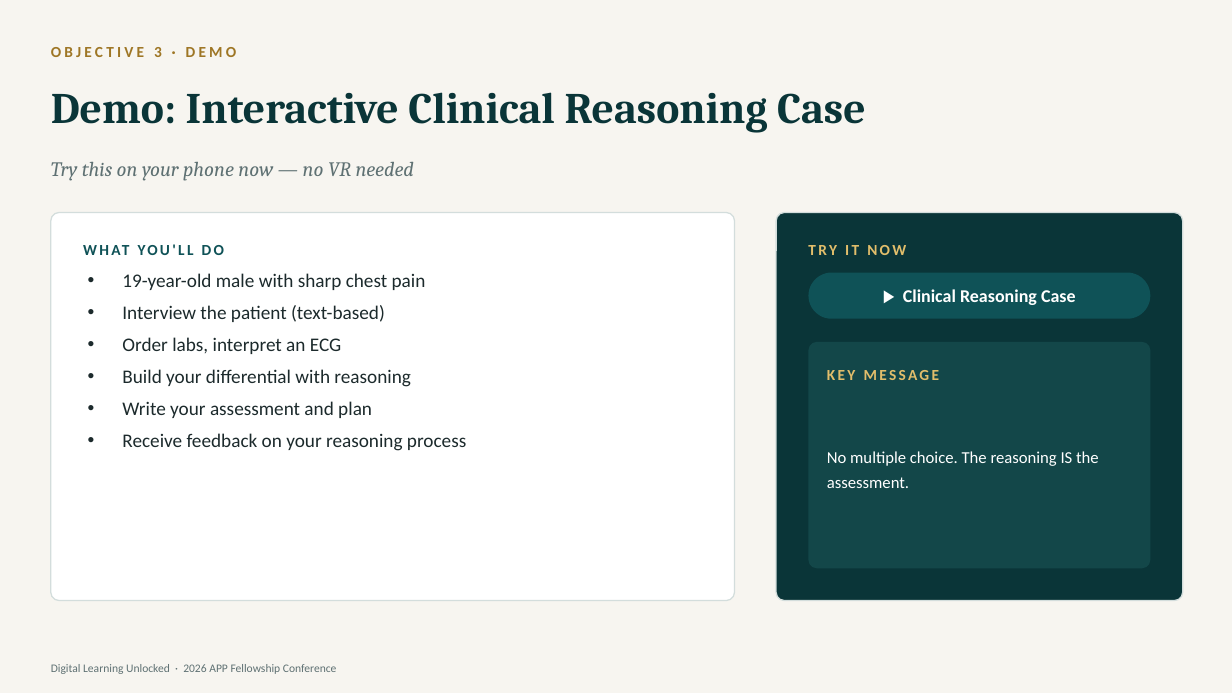
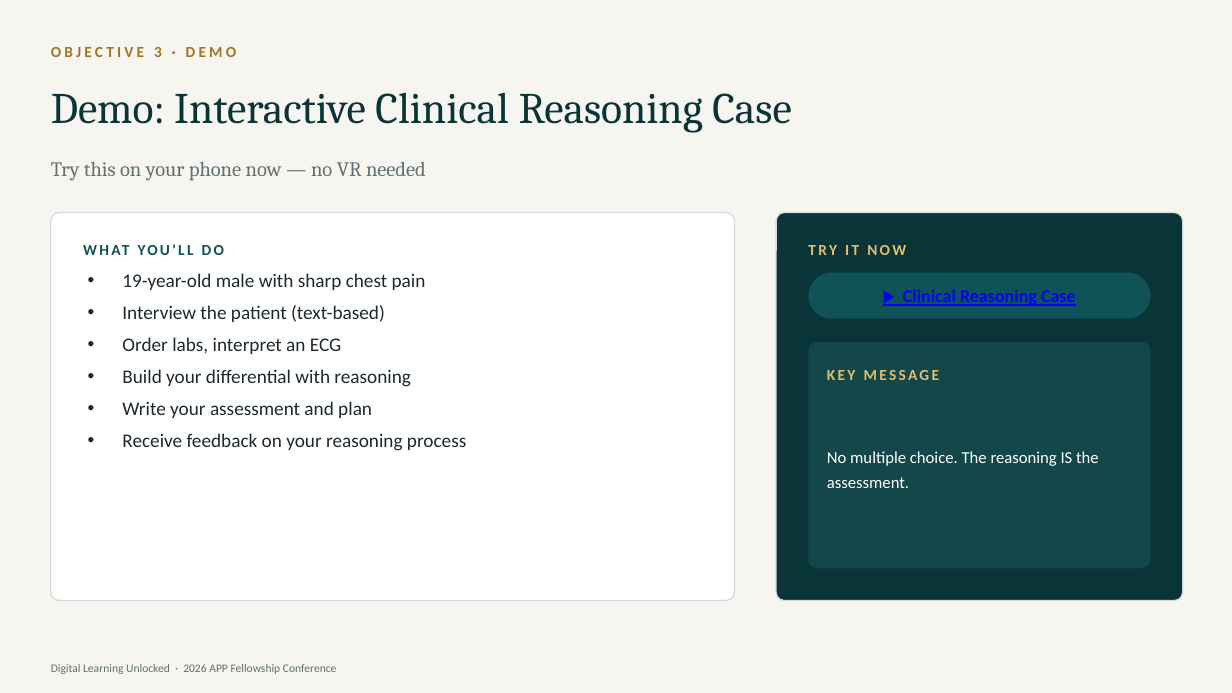
Before and after one commit to diana-brewer/digital-learning-unlocked, a slide deck: slide 20 of Digital Learning Unlocked - Slide Deck.pptx. Drawn at 1232x693 pixels with LibreOffice and Linux fonts; fonts in the diff are those of the drawing. Boxes give left, top, right and bottom in pixels: in the first picture for what was removed or moved away, otherwise in the second. Text is boxed around its words. In the diff, an @@ line names an element or a change of style, - is before the commit and + after.

```diff
--- a/Digital Learning Unlocked - Slide Deck.pptx
+++ b/Digital Learning Unlocked - Slide Deck.pptx
@@ text "Demo: Interactive Clinical Reasoning Case" at (51,92,791,133): bold off @@
@@ text "Try this on your phone ..." at (51,162,426,181): italic off @@
@@ text "▶ Clinical Reasoning Case" at (903,289,1076,306): text colour #FFFFFF to #0000FF, underline on @@
```
Also in this commit, not shown: 28 other slides changed, 2 other files.
